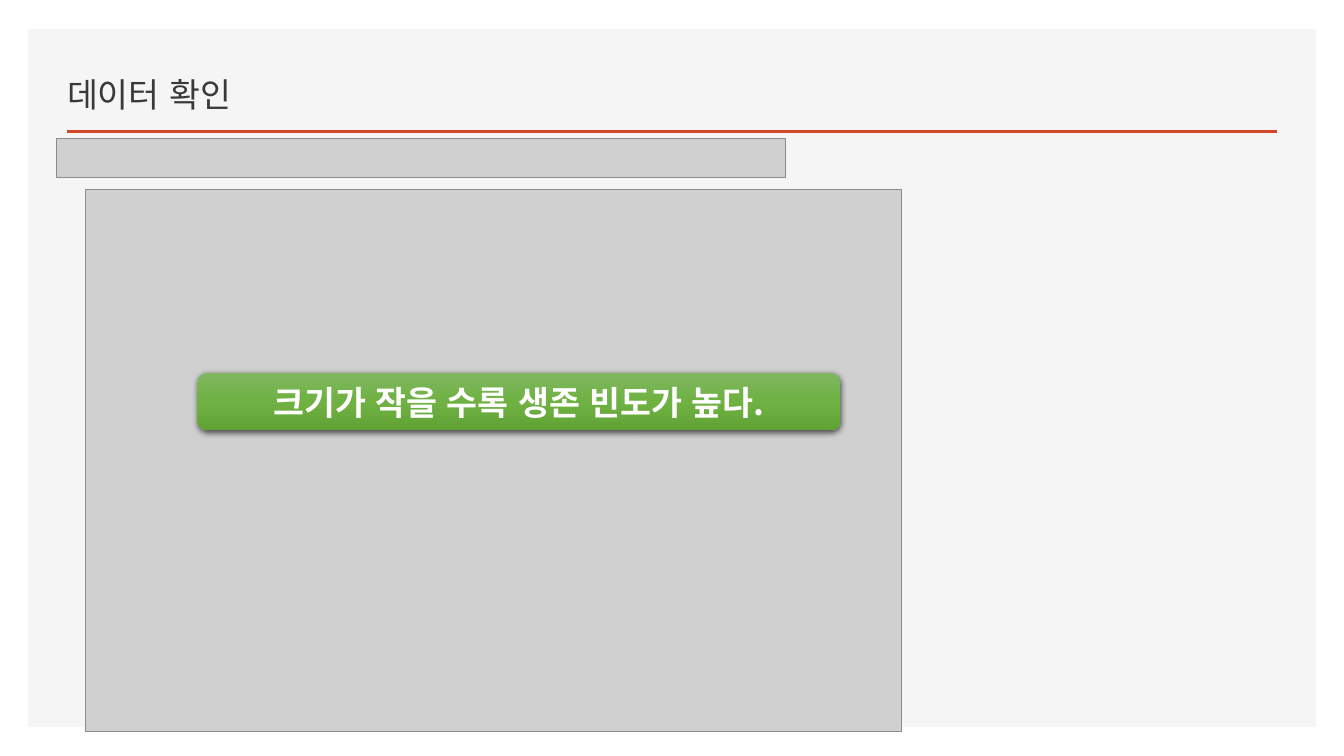
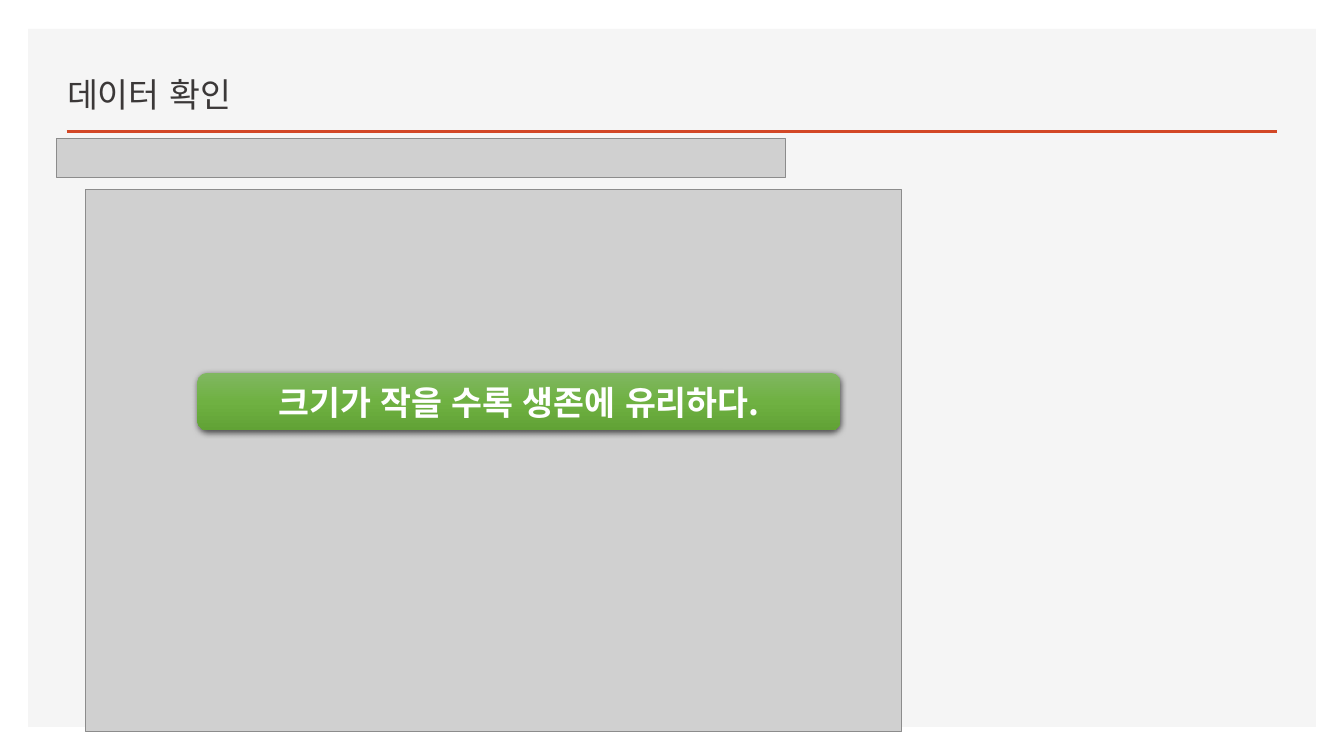
Before and after one commit to hyeonni94/public, a slide deck: slide 12 of 8강-강의준비20151218(Logistic Regreesion).pptx. Drawn at 1344x756 pixels with LibreOffice and Linux fonts; fonts in the diff are those of the drawing; grey boxes stand for pictures. Boxes give left, top, right and bottom in pixels: in the first picture for what was removed or moved away, otherwise in the second. Text is boxed around its words. In the diff, an @@ line names an element or a change of style, - is before the commit and + after.

```diff
--- a/8강-강의준비20151218(Logistic Regreesion).pptx
+++ b/8강-강의준비20151218(Logistic Regreesion).pptx
@@ text in rounded rectangle at [278, 387, 759, 418]: text changed @@
-크기가 작을 수록 생존 빈도가 높다.
+크기가 작을 수록 생존에 유리하다.
```
Also in this commit, not shown: 2 other slides changed, 3 other files.
